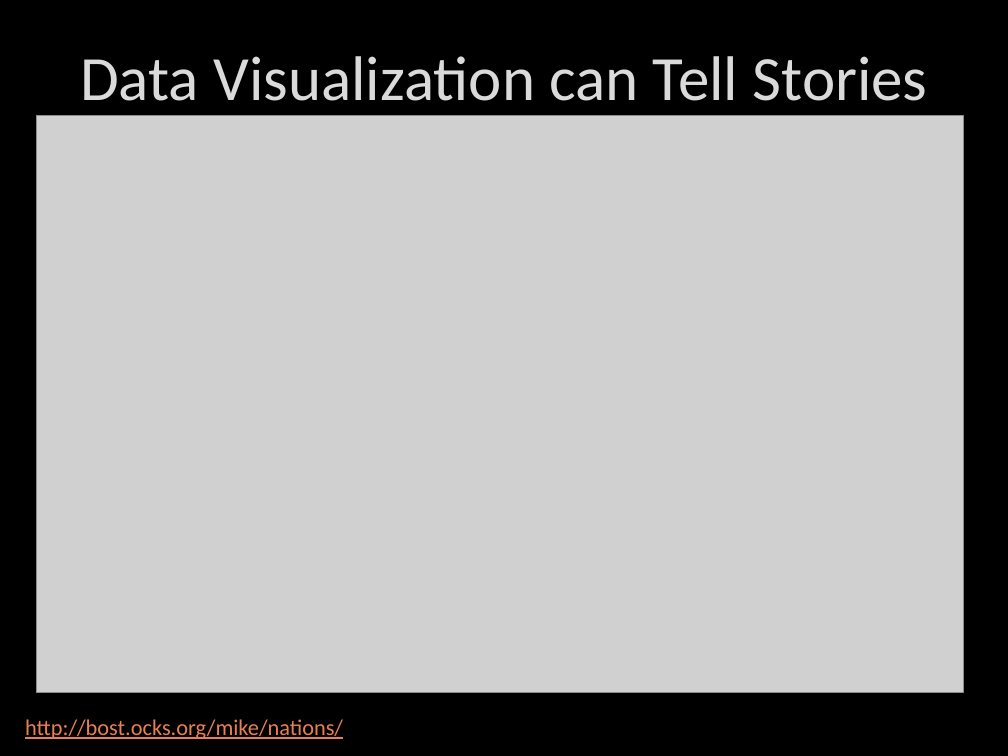
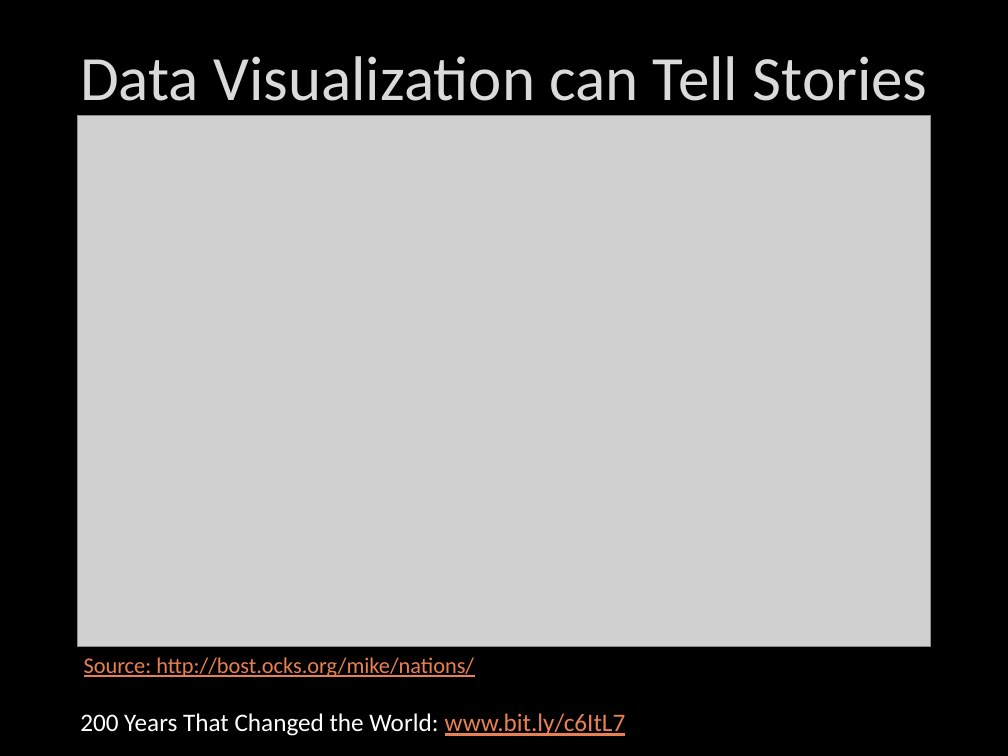
Before and after one commit to DustinEwers/D3-DotNetMVC-Demos, a slide deck: slide 5 of Slides/D3.pptx. Drawn at 1008x756 pixels with LibreOffice and Linux fonts; fonts in the diff are those of the drawing; grey boxes stand for pictures; background and template pictures are left out. Boxes give left, top, right and bottom in pixels: in the first picture for what was removed or moved away, otherwise in the second. Text is boxed around its words. In the diff, an @@ line names an element or a change of style, - is before the commit and + after.

```diff
--- a/Slides/D3.pptx
+++ b/Slides/D3.pptx
@@ picture: place and size @@
-picture at [36, 116, 963, 692]
+picture at [78, 116, 930, 647]
@@ text at [84, 657, 474, 677]: text changed @@
-http://bost.ocks.org/mike/nations/
+Source: http://bost.ocks.org/mike/nations/
@@ text added at [80, 713, 626, 736], 18 pt, text #FFFFFF @@
+200 Years That Changed the World: www.bit.ly/c6ItL7
```
Also in this commit, not shown: 4 other slides changed.
